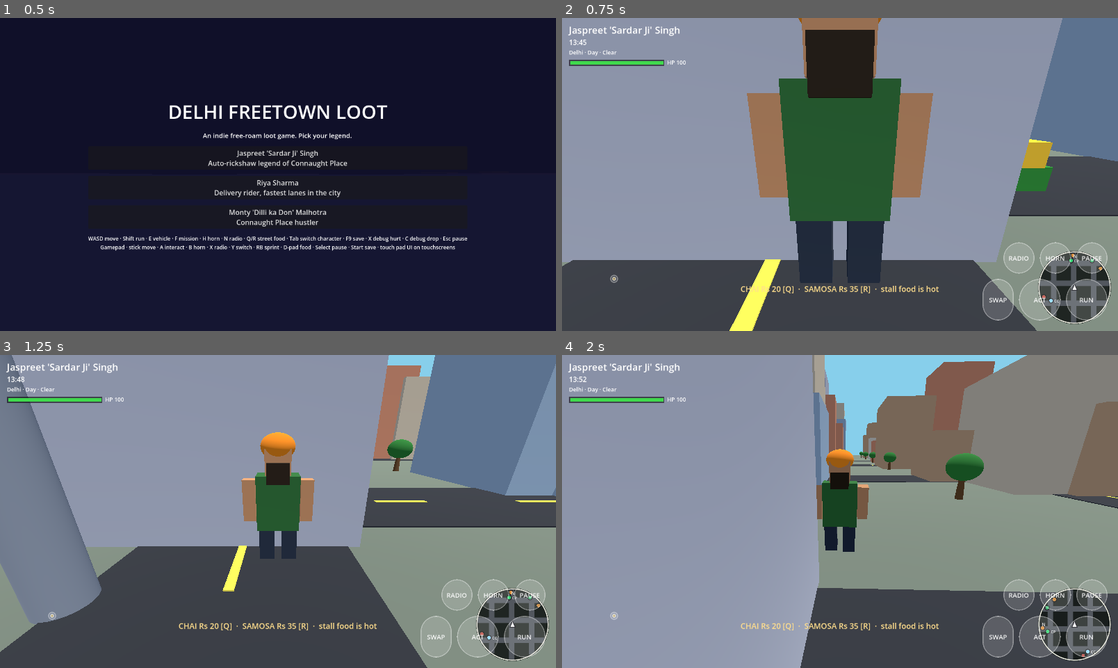
Above: before the commit, frames 1-4 (two rows, left to right).
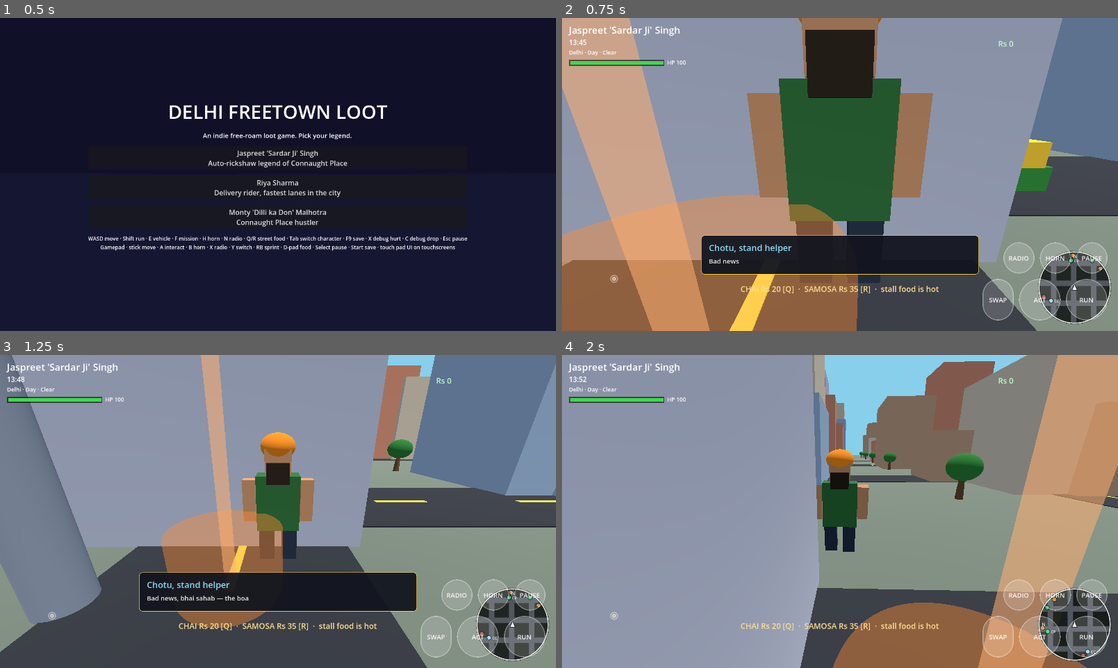
Above: after the commit, the same moments.

Repository: Ayushsahnios/delhi-freetown-loot
Game: Godot game, scene res://scenes/main.tscn
Two runs of this game, one before a commit and one after it. Both use one fixed random seed, a clock stepped at 60 frames per second and the inputs below.
Inputs (mouse positions are in pixels of both pictures, inside the frame that each line leads up to):
- Up to frame 1 (0.5 s): no input
- Up to frame 2 (0.75 s): click "Jaspreet 'Sardar Ji' Singh Au…" at 0.5 s
- Up to frame 3 (1.25 s): no input
- Up to frame 4 (2 s): tap Enter (ui_accept) at 1.25, 1.52 s; move the mouse to (962, 495) at 1.27 s; hold D (move_right) from 1.28 s (still down); hold Shift (run) from 1.28 s (still down); click (962, 495) at 1.42 s

Frame 1 is identical in both runs. In frame 2, 32% of the frame differs, in the area x 0-82%, y 0-100%; in frame 3, 12%; in frame 4, 18%.
Error before the commit: Invalid assignment on read-only value (on base: 'Dictionary'). (res://scripts/missions.gd:49)

Commit message:
v1.0 polish: release notes, mission reward balance, fresh-start mission fix (#24)

Diff:
--- a/scripts/missions.gd
+++ b/scripts/missions.gd
@@ -173,7 +173,7 @@
 				},
 				{
 					"speaker": "Dhaba owner",
-					"text": "Seventy seconds before it boils over — Rs 400, cash, no arguments.",
+					"text": "Seventy seconds before it boils over — Rs 450, cash, no arguments.",
 					"color": Color(0.55, 0.9, 0.5),
 					"choices": ["Take the job", "Not now"],
 				},
@@ -186,7 +186,7 @@
 				"radius": 8.0,
 				"time": 70.0,
 			},
-			"reward": 400,
+			"reward": 450,
 			"repeatable": true,
 		},
 		{
@@ -200,7 +200,7 @@
 				},
 				{
 					"speaker": "Chai stall uncle",
-					"text": "The chai cools in about two minutes, so an auto is strongly advised. Rs 500 when the last cup lands.",
+					"text": "The chai cools in about two minutes, so an auto is strongly advised. Rs 600 when the last cup lands.",
 					"color": Color(1.0, 0.6, 0.3),
 					"choices": ["Take the job", "Not now"],
 				},
@@ -228,7 +228,7 @@
 			],
 			"time": 130.0,
 			"unit": "cups",
-			"reward": 500,
+			"reward": 600,
 			"repeatable": true,
 		},
 		{
@@ -242,7 +242,7 @@
 				},
 				{
 					"speaker": "Rival puller",
-					"text": "Grab an auto, tag the start line on the west road, and beat us around. Rs 600 says you can't.",
+					"text": "Grab an auto, tag the start line on the west road, and beat us around. Rs 650 says you can't.",
 					"color": Color(0.95, 0.4, 0.35),
 					"choices": ["Take the job", "Not now"],
 				},
@@ -289,11 +289,15 @@
 					],
 				"rivals": [13.5, 15.0],
 			},
-			"reward": 600,
+			"reward": 650,
 			"repeatable": true,
 		},
 	]
-	_defs.append_array(StoryArcs.STORY_ARCS)
+	# Story arcs come from a const (read-only) dictionary — duplicate them
+	# so the runtime state fields written in _ready() never hit the shared
+	# read-only source definitions (which aborts mission setup on fresh start).
+	for arc in StoryArcs.STORY_ARCS:
+		_defs.append(arc.duplicate(true))
 
 
 # ---------------------------------------------------------------- loop
Not shown, changed: PLAN.md
Not shown, changed: README.md
